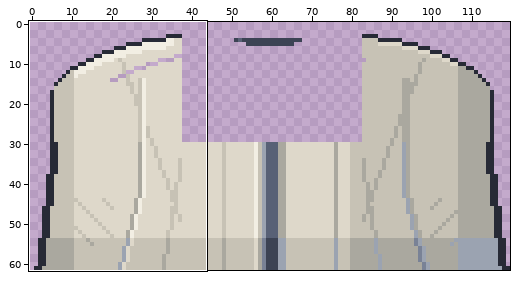
Pixel-art file: art/src/torso/dentist.aseprite. The picture above shows the old version from afar; the outline marks the close-up.
Close-up. As it was:
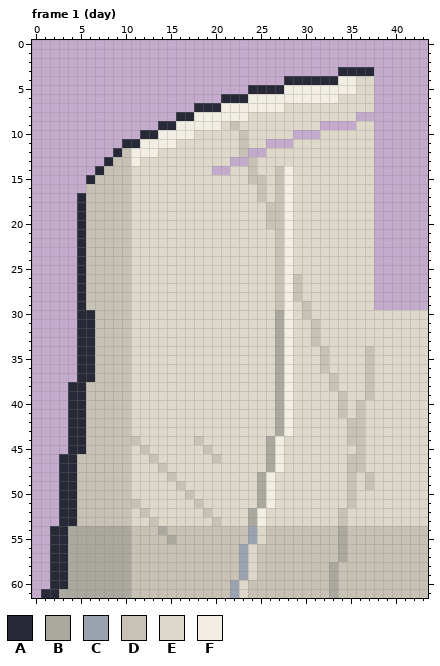
120x62 pixels, 2 frames. Shown: frame 1 (day): x 0..43, y 0..61. The commit also changed other frames or places, which this record leaves out.
Palette (. is transparent): A #272a36  B #aaa89f  C #9ba3b1  D #c7c2b5  E #ded8ca  F #f2eee3
Pixels before, frame 1 (day) (only the part around the change), first column x 0:
 0 ............................................
 1 ............................................
 2 ............................................
 3 ..................................AAAA......
 4 ............................AAAAAAFFEE......
 5 ........................AAAAFFFFFFFFEE......
 6 .....................AAAFFFFFFFFFFEEEE......
 7 ..................AAAFFFFFFFEEEEEEEEEE......
 8 ................AAFFFFFFEEEEEEEEEEEE........
 9 ..............AAFFFFFEDEEEEEEEEE....EE......
10 ............AAFFFFEEEEEDEEEEE...EEEEEE......
11 ..........AAFFFFEEEEEEEDEE...EEEEEEEEE......
12 .........ADFFFEEEEEEEEED..EEEEEEEEEEEE......
13 ........ADDFEEEEEEEEEE..DEEEEEEEEEEEEE......
14 .......ADDDEEEEEEEEE..EEDEEDFEEEEEEEEE......
15 ......ADDDDEEEEEEEEEEEEEDDEDFEEEEEEEEE......
16 ......DDDDDEEEEEEEEEEEEEEDEDFEEEEEEEEE......
17 .....ADDDDDEEEEEEEEEEEEEEDEDFEEEEEEEEE......
18 .....ADDDDDEEEEEEEEEEEEEEEDDFEEEEEEEEE......
19 .....ADDDDDEEEEEEEEEEEEEEEDDFEEEEEEEEE......
20 .....ADDDDDEEEEEEEEEEEEEEEDDFEEEEEEEEE......
21 .....ADDDDDEEEEEEEEEEEEEEEEDFEEEEEEEEE......
22 .....ADDDDDEEEEEEEEEEEEEEEEDFEEEEEEEEE......
23 .....ADDDDDEEEEEEEEEEEEEEEEDFEEEEEEEEE......
24 .....ADDDDDEEEEEEEEEEEEEEEEDFEEEEEEEEE......
25 .....ADDDDDEEEEEEEEEEEEEEEEDFEEEEEEEEE......
26 .....ADDDDDEEEEEEEEEEEEEEEEDFDEEEEEEEE......
27 .....ADDDDDEEEEEEEEEEEEEEEEDFDEEEEEEEE......
28 .....ADDDDDEEEEEEEEEEEEEEEEDFDEEEEEEEE......
29 .....ADDDDDEEEEEEEEEEEEEEEEDFEDEEEEEEE......
30 .....AADDDDEEEEEEEEEEEEEEEEBFEDEEEEEEEEEEEEE
31 .....AADDDDEEEEEEEEEEEEEEEEBFEEDEEEEEEEEEEEE
32 .....AADDDDEEEEEEEEEEEEEEEEBFEEDEEEEEEEEEEEE
33 .....AADDDDEEEEEEEEEEEEEEEEBFEEDEEEEEEEEEEEE
34 .....AADDDDEEEEEEEEEEEEEEEEBFEEEDEEEEDEEEEEE
35 .....AADDDDEEEEEEEEEEEEEEEEBFEEEDEEEEDEEEEEE
36 .....AADDDDEEEEEEEEEEEEEEEEBFEEEDEEEEDEEEEEE
37 .....AADDDDEEEEEEEEEEEEEEEEBFEEEEDEEEDEEEEEE
38 ....AADDDDDEEEEEEEEEEEEEEEEBFEEEEDEEEDEEEEEE
39 ....AADDDDDEEEEEEEEEEEEEEEEBFEEEEEDEEDEEEEEE
40 ....AADDDDDEEEEEEEEEEEEEEEEBFEEEEEDEDEEEEEEE
41 ....AADDDDDEEEEEEEEEEEEEEEEBFEEEEEDEDEEEEEEE
42 ....AADDDDDEEEEEEEEEEEEEEEEBFEEEEEEDDEEEEEEE
43 ....AADDDDDEEEEEEEEEEEEEEEEBFEEEEEEDDEEEEEEE
44 ....AADDDDDDEEEEEEDEEEEEEEBFEEEEEEEDDEEEEEEE
45 ....AADDDDDEDEEEEEEDEEEEEEBFEEEEEEEEDEEEEEEE
46 ...AADDDDDDEEDEEEEEEDEEEEEBFEEEEEEEDDEEEEEEE
47 ...AADDDDDDEEEDEEEEEEEEEEEBFEEEEEEEDDEEEEEEE
48 ...AADDDDDDEEEEDEEEEEEEEEBFEEEEEEEEDEDEEEEEE
49 ...AADDDDDDEEEEEDEEEEEEEEBFEEEEEEEEDEDEEEEEE
50 ...AADDDDDDEEEEEEDEEEEEEEBFEEEEEEEEDEEEEEEEE
51 ...AADDDDDDDEEEEEEDEEEEEEBFEEEEEEEEDEEEEEEEE
52 ...AADDDDDDEDEEEEEEDEEEEBFEEEEEEEEDEEEEEEEEE
53 ...AADDDDDDEEDEEEEEEDEEEBFEEEEEEEEDEEEEEEEEE
54 ..AABBBBBBBDDDBDDDDDDDDDCEDDDDDDDDBDDDDDDDDD
55 ..AABBBBBBBDDDDBDDDDDDDDCEDDDDDDDDBDDDDDDDDD
56 ..AABBBBBBBDDDDDDDDDDDDCEDDDDDDDDDBDDDDDDDDD
57 ..AABBBBBBBDDDDDDDDDDDDCEDDDDDDDDDBDDDDDDDDD
58 ..AABBBBBBBDDDDDDDDDDDDCEDDDDDDDDBDDDDDDDDDD
59 ..AABBBBBBBDDDDDDDDDDDDCEDDDDDDDDBDDDDDDDDDD
60 ..AABBBBBBBDDDDDDDDDDDCEDDDDDDDDDBDDDDDDDDDD
61 .AABBBBBBBBDDDDDDDDDDDCEDDDDDDDDDBDDDDDDDDDD
The same view after the edit:
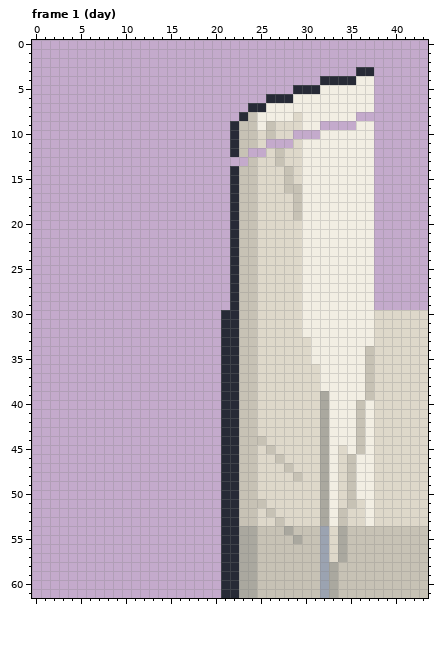
What changed:
Changed rows in their new state; - is an unchanged pixel.
Frame 1 (day):
first column x 1:
 3 ---------------------------------..--
 4 ---------------------------....--AAFF
 5 -----------------------.....AAA----FF
 6 --------------------.....AAA-----FFFF
 7 -----------------......AA--FFFFFFFFFF
 8 ---------------.......ADFFFF-FFFFFF--
 9 -------------........ADDFD---FF----FF
10 -----------..........A-D-D-----FFFFFF
11 ---------............A-D-----FFFFFFFF
12 --------.............A----D--FFFFFFFF
13 -------..............-----D--FFFFFFFF
14 ------.............--AD---ED-FFFFFFFF
15 -----................AD-E-ED-FFFFFFFF
16 -----................ADDE-EDDFFFFFFFF
17 ----.................ADDE-EEDFFFFFFFF
18 ----.................ADD-EEEDFFFFFFFF
19 ----.................ADD-EEEDFFFFFFFF
20 ----.................ADD-EEE-FFFFFFFF
21 ----.................ADD--EE-FFFFFFFF
22 ----.................ADD--EE-FFFFFFFF
23 ----.................ADD--EE-FFFFFFFF
24 ----.................ADD--EE-FFFFFFFF
25 ----.................ADD--EE-FFFFFFFF
26 ----.................ADD--EEEFFFFFFFF
27 ----.................ADD--EEEFFFFFFFF
28 ----.................ADD--EEEFFFFFFFF
29 ----.................ADD--EE-FFFFFFFF
30 ----................AADD--EE-FFFFFFFF
31 ----................AADD--EE-FFFFFFFF
32 ----................AADD--EE-FFFFFFFF
33 ----................AADD--EE--FFFFFFF
34 ----................AADD--EE--FFFFFF-
35 ----................AADD--EE--FFFFFF-
36 ----................AADD--EE---FFFFF-
37 ----................AADD--EE---FFFFF-
38 ---.................AADD--EE---FFFFF-
39 ---.................AADD--EE---BFFFF-
40 ---.................AADD--EE---BFFF-F
41 ---.................AADD--EE---BFFF-F
42 ---.................AADD--EE---BFFF-F
43 ---.................AADD--EE---BFFF-F
44 ---.................AADDDEE----BFFF-F
45 ---.................AADD-DE----BF-F-F
46 --..................AADD-ED----BF--FF
47 --..................AADD-EED---BF--FF
48 --..................AADDEE--D--BF--FF
49 --..................AADDEE-----BF--FF
50 --..................AADDEE-----BF--FF
51 --..................AADDDE-----BF---F
52 --..................AADDED-----BF---F
53 --..................AADDE-D----BF---F
54 -...................AABBD--B---CE----
55 -...................AABBD---B--CE----
56 -...................AABB-------CE----
57 -...................AABB-------CE----
58 -...................AABB-------C-----
59 -...................AABB-------C-----
60 -...................AABB-------C-----
61 ....................AABB-------C-----
Changed places in both close-ups, as pixel boxes (x1, y1, x2, y2):
changed: (41, 67, 374, 598)
